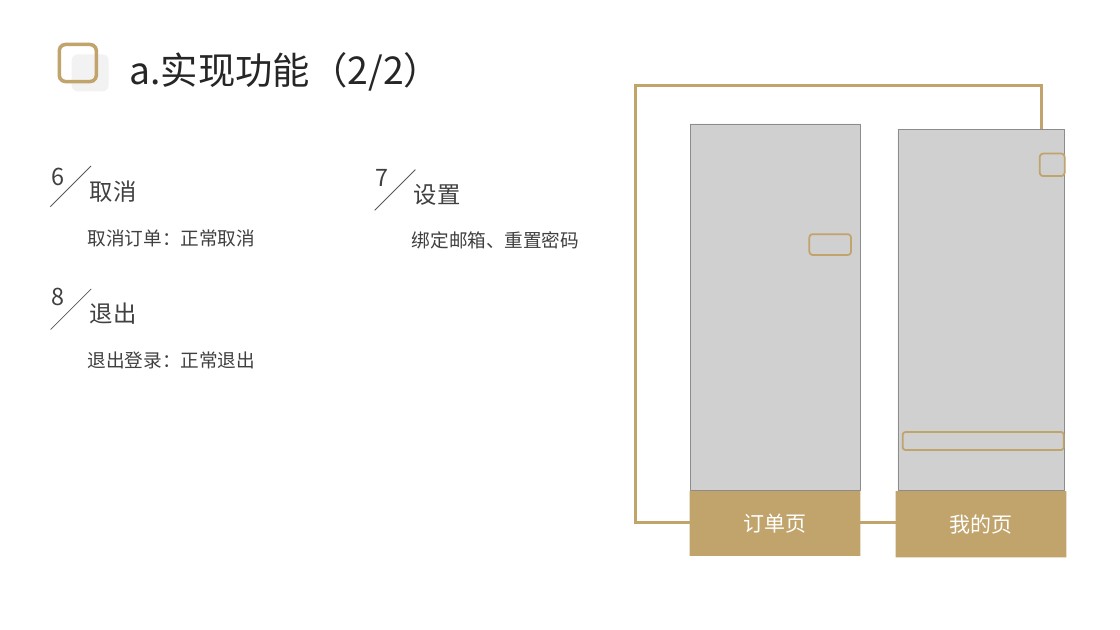
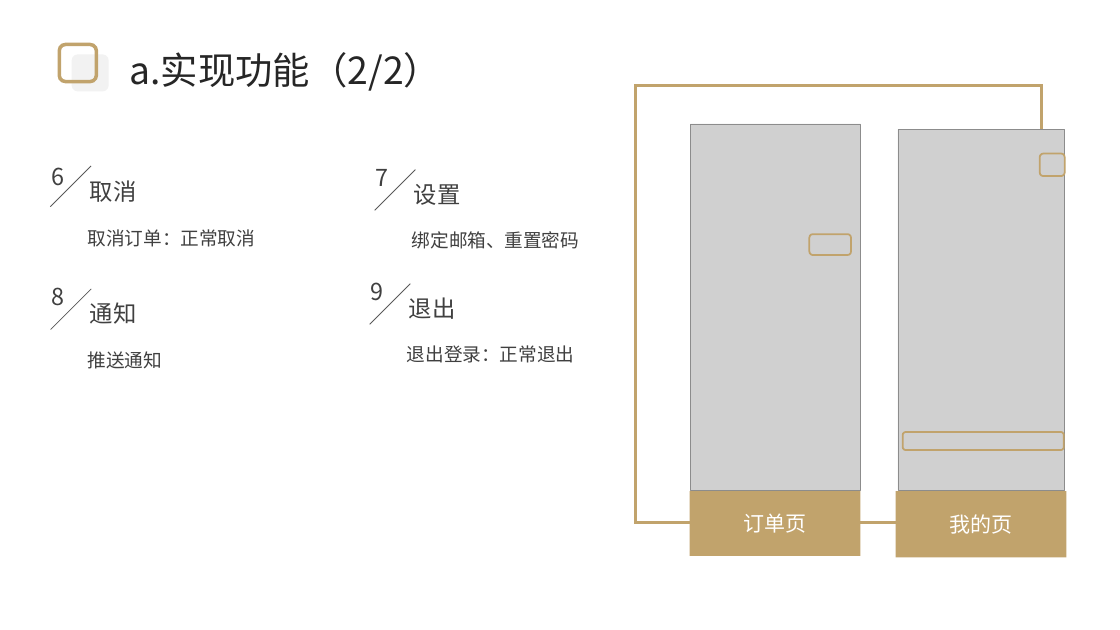
Before and after one commit to 2021FYWZ/wind, a slide deck: slide 5 of doc/项目答辩.pptx. Drawn at 1120x630 pixels with LibreOffice and Linux fonts; fonts in the diff are those of the drawing; grey boxes stand for pictures; background and template pictures are left out. Boxes give left, top, right and bottom in pixels: in the first picture for what was removed or moved away, otherwise in the second. Text is boxed around its words. In the diff, an @@ line names an element or a change of style, - is before the commit and + after.

```diff
--- a/doc/项目答辩.pptx
+++ b/doc/项目答辩.pptx
@@ text at (90, 302, 137, 324): text changed @@
-退出
+通知
@@ text at (88, 351, 162, 369): text changed @@
-退出登录：正常退出
+推送通知
@@ group added at (370, 282, 574, 363): 3 texts, 1 line @@
+9
+退出
+退出登录：正常退出
```
Also in this commit, not shown: 9 other slides changed, 2 slides removed.
